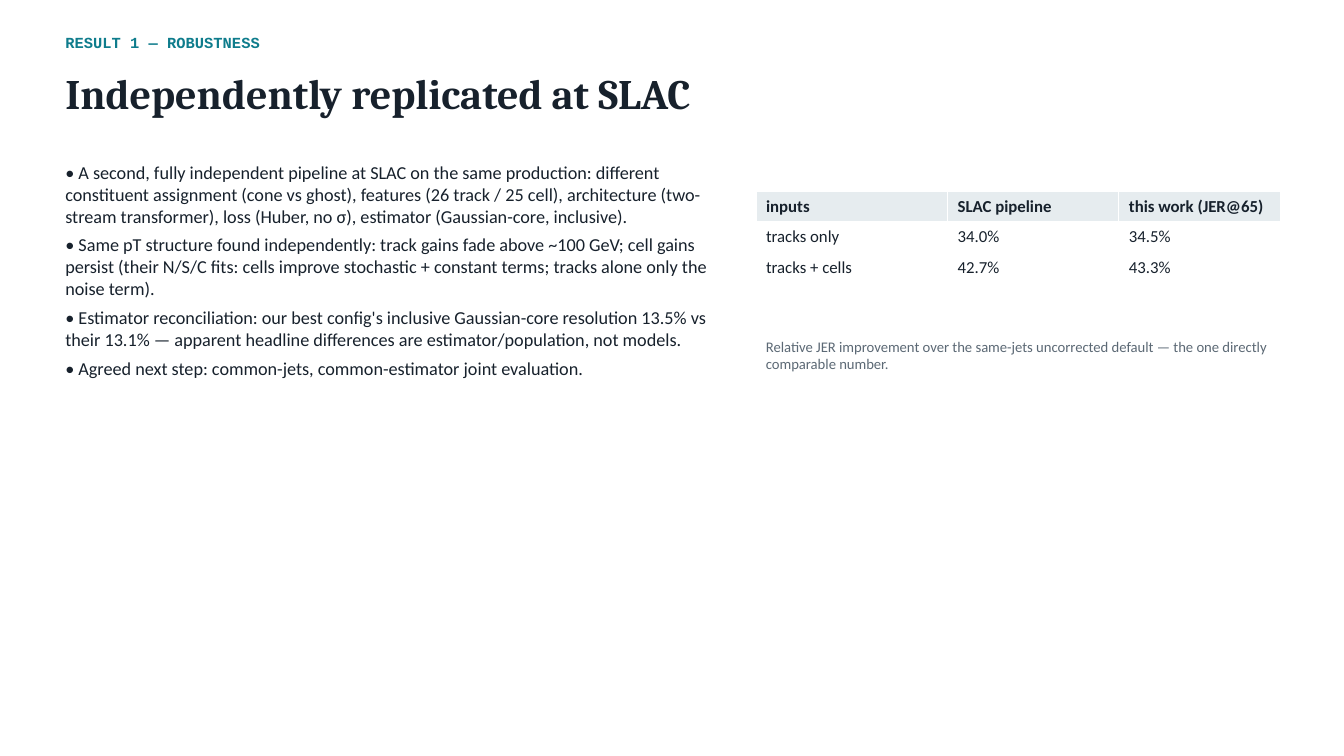
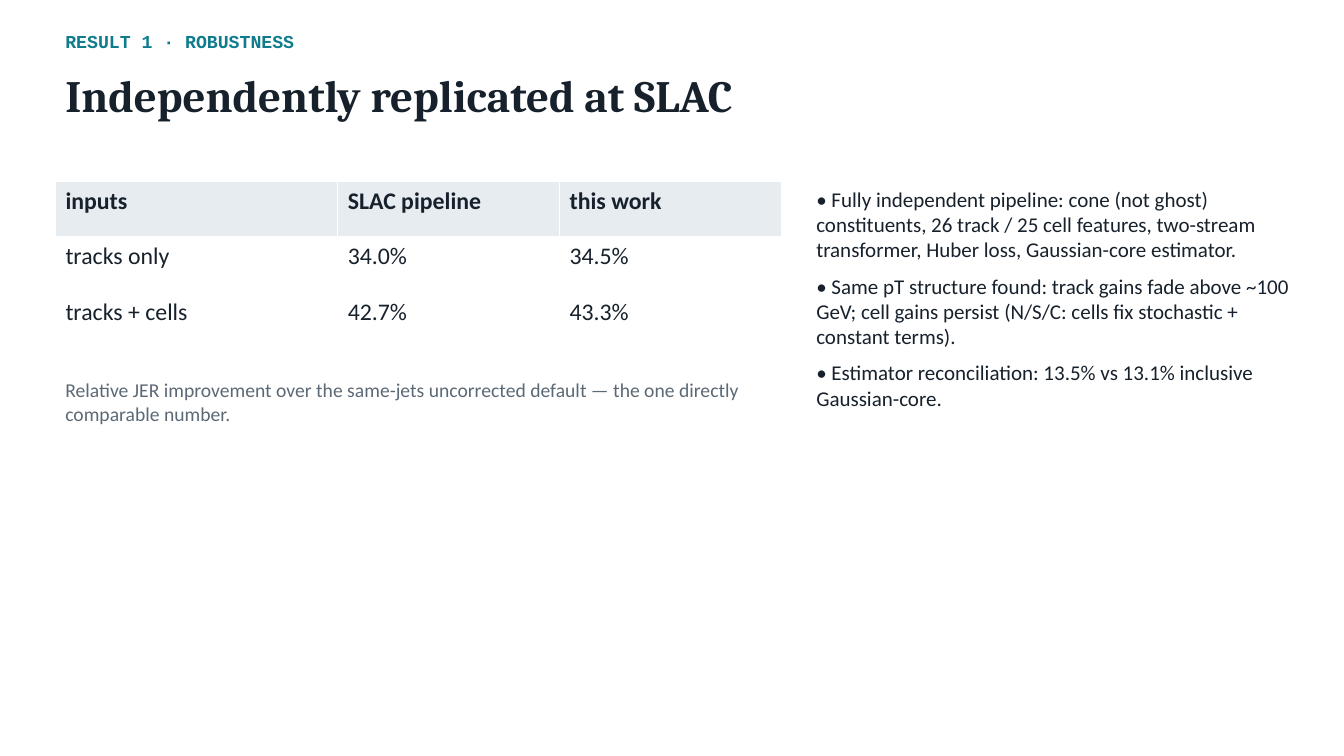
Before and after one commit to afarbin/DetectorFoundationModel, a slide deck: slide 12 of talks/2026-08-26-group-meeting/DFM_group_meeting.pptx (slide 8 before the commit). Drawn at 1344x756 pixels with LibreOffice and Linux fonts; fonts in the diff are those of the drawing. Boxes give left, top, right and bottom in pixels: in the first picture for what was removed or moved away, otherwise in the second. Text is boxed around its words. In the diff, an @@ line names an element or a change of style, - is before the commit and + after.

```diff
--- a/talks/2026-08-26-group-meeting/DFM_group_meeting.pptx
+++ b/talks/2026-08-26-group-meeting/DFM_group_meeting.pptx
@@ text at <box>65,36,294,48</box>: text changed; size 11 to 13 pt @@
-RESULT 1 — ROBUSTNESS
+RESULT 1 · ROBUSTNESS
@@ text "Independently replicated at SLAC" at <box>65,81,732,122</box>: size 30 to 32 pt @@
@@ text removed at <box>65,166,707,378</box> @@
-• A second, fully independent pipeline at SLAC on the same production: different constituent assignment (cone vs ghost), features (26 track / 25 cell), architecture (two-stream transformer), loss (Huber, no σ), estimator (Gaussian-core, inclusive).
-• Same pT structure found independently: track gains fade above ~100 GeV; cell gains persist (their N/S/C fits: cells improve stochastic + constant terms; tracks alone only the noise term).
-• Estimator reconciliation: our best config's inclusive Gaussian-core resolution 13.5% vs their 13.1% — apparent headline differences are estimator/population, not models.
-• Agreed next step: common-jets, common-estimator joint evaluation.
@@ table at <box>55,181,781,348</box> @@
-row 1, column 3: this work (JER@65)
+row 1, column 3: this work
@@ size 12 to 17 pt in "inputs", "SLAC pipeline", "tracks only", "34.0%" and 4 more places @@
@@ table: place and size @@
-table at <box>756,192,1280,282</box>
+table at <box>55,181,781,348</box>
@@ text added at <box>816,192,1288,406</box>, 15 pt, text #17212C @@
+• Fully independent pipeline: cone (not ghost) constituents, 26 track / 25 cell features, two-stream transformer, Huber loss, Gaussian-core estimator.
+• Same pT structure found: track gains fade above ~100 GeV; cell gains persist (N/S/C: cells fix stochastic + constant terms).
+• Estimator reconciliation: 13.5% vs 13.1% inclusive Gaussian-core.
@@ text "Relative JER improvement over the ...": place and size @@
-text "Relative JER improvement over the ..." at <box>766,342,1266,372</box>
+text "Relative JER improvement over the ..." at <box>65,383,738,424</box>
@@ text "Relative JER improvement over the ..." at <box>65,383,738,424</box>: size 10.5 to 14 pt @@
```
Also in this commit, not shown: 15 other slides changed, 5 slides added.
